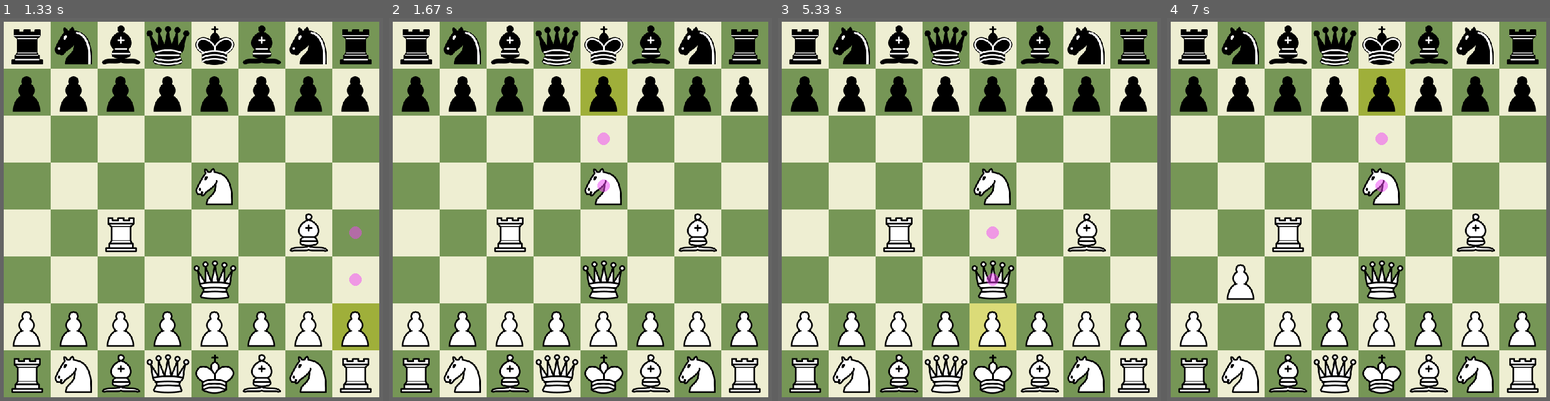
Above: before the commit, frames 1-4 (left to right).
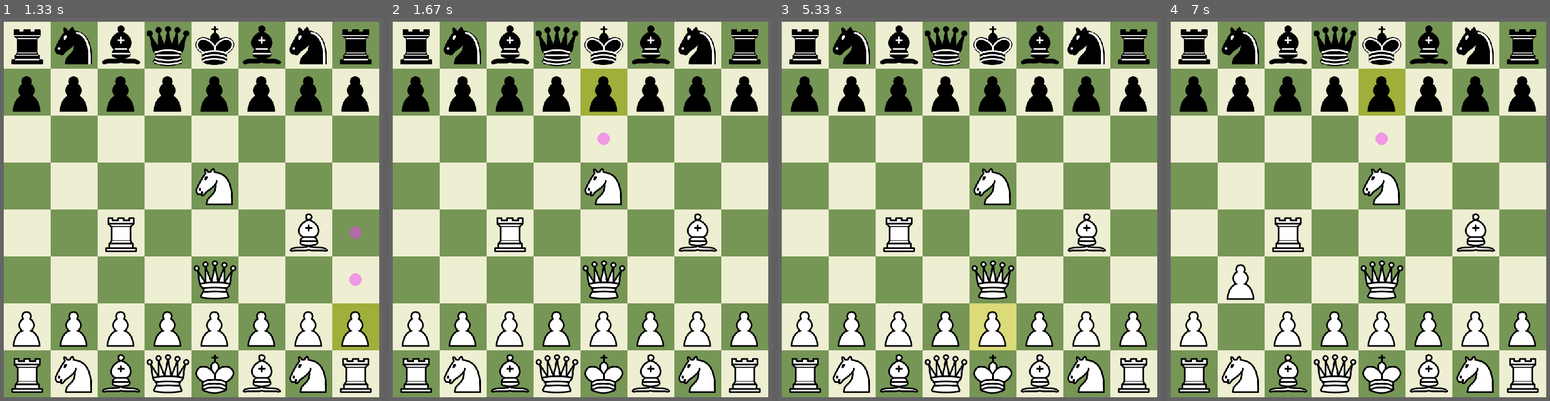
Above: after the commit, the same moments.

Repository: Cian-R/PyProjects
Game: pygame game, started from ChessGame/src/ChessObj.py
The game is run twice, just before and just after one commit, with the same random seed, the same clock (stepped at 60 frames per second) and the same inputs.
Inputs (mouse positions are in pixels of both pictures, inside the frame that each line leads up to):
- Up to frame 1 (1.33 s): click (191, 209) at 0.38 s; click (229, 297) at 0.72 s; click (333, 347) at 1.05 s
- Up to frame 2 (1.67 s): click (588, 79) at 1.42 s
- Up to frame 3 (5.33 s): click (1115, 355) at 1.88 s; click (908, 83) at 2.22 s; click (820, 125) at 2.55 s; click (850, 79) at 3.22 s; click (984, 194) at 3.58 s; click (1107, 297) at 4.05 s; click (850, 355) at 4.38 s; click (846, 232) at 4.72 s; click (992, 316) at 5.05 s
- Up to frame 4 (7 s): click (1469, 240) at 5.38 s; click (1220, 347) at 5.72 s; click (1262, 274) at 6.05 s; click (1343, 79) at 6.38 s; click (1381, 102) at 6.72 s

Frame 1 is identical in both runs. In frame 2, less than 0.1% of the frame differs, in the area x 54-58%, y 42-46%; in frame 3, 0.2%, in the area x 54-58%, y 54-70%; in frame 4, less than 0.1%.

Commit message:
Fixed pawn movement.

Diff:
--- a/ChessGame/src/chess_funcs.py
+++ b/ChessGame/src/chess_funcs.py
@@ -99,26 +99,33 @@
     x, y = origin
     response = []
     if piece_type == 'wpawn':
-        if y == 6:
-            response.append(board_state[x][y-2])
-        response.append(board_state[x][y-1])
+        if not board_state[x][y - 1].piece:
+            response.append(board_state[x][y - 1])
+            if (y == 6) and (not board_state[x][y - 2].piece):
+                response.append(board_state[x][y - 2])
+
     elif piece_type == 'bpawn':
-        if y == 1:
-            response.append(board_state[x][y+2])
-        response.append(board_state[x][y+1])
+        if not board_state[x][y + 1].piece:
+            response.append(board_state[x][y + 1])
+            if (y == 1) and (not board_state[x][y + 2].piece):
+                response.append(board_state[x][y + 2])
+
     elif piece_type[1:] == "bish":
         response += rec_add_squares(board_state, x, y, "upleft", piece_type[0], [])
         response += rec_add_squares(board_state, x, y, "upright", piece_type[0], [])
         response += rec_add_squares(board_state, x, y, "downleft", piece_type[0], [])
         response += rec_add_squares(board_state, x, y, "downright", piece_type[0], [])
+
     elif piece_type[1:] == "rook":
         response += rec_add_squares(board_state, x, y, "up", piece_type[0], [])
         response += rec_add_squares(board_state, x, y, "down", piece_type[0], [])
         response += rec_add_squares(board_state, x, y, "left", piece_type[0], [])
         response += rec_add_squares(board_state, x, y, "right", piece_type[0], [])
+
     elif piece_type[1:] == "quee":
         for key in directions:
             response += rec_add_squares(board_state, x, y, key, piece_type[0], [])
+
     elif piece_type[1:] == "king":
         for key in directions:
             xmod, ymod = directions[key]
@@ -131,6 +138,7 @@
                     response.append(board_state[tempx][tempy])
             else:
                 response.append(board_state[tempx][tempy])
+
     elif piece_type[1:] == "knig":
         for key in knight_directions:
             xmod, ymod = knight_directions[key]
